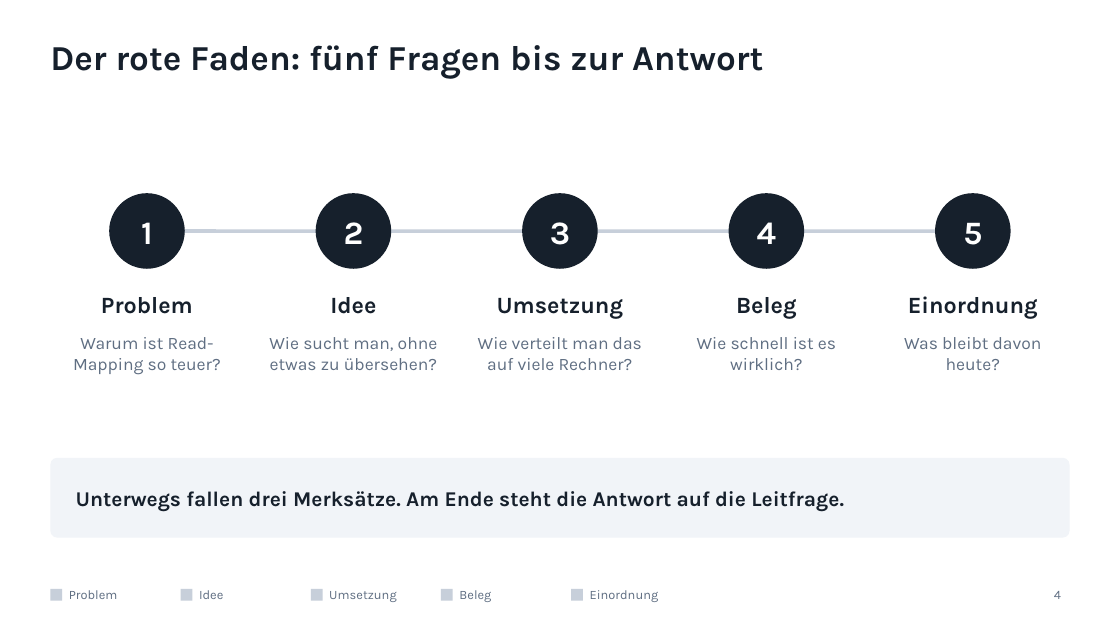
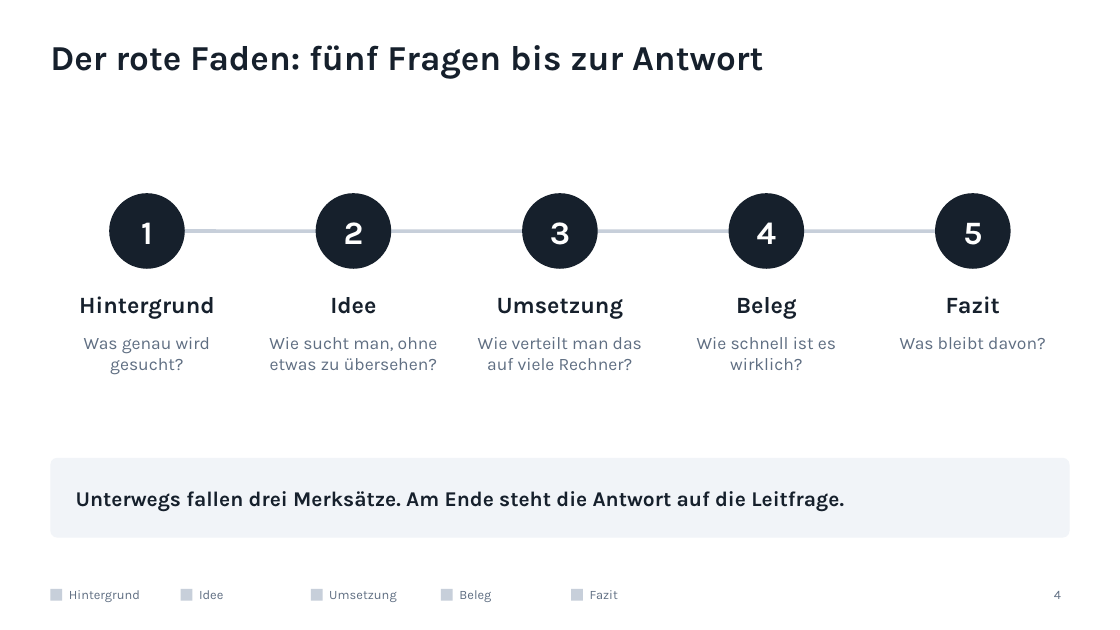
Before and after one commit to mawehl/BigData, a slide deck: slide 4 of CloudBurst_Vortrag.pptx. Drawn at 1120x630 pixels with LibreOffice and Linux fonts; fonts in the diff are those of the drawing. Boxes give left, top, right and bottom in pixels: in the first picture for what was removed or moved away, otherwise in the second. Text is boxed around its words. In the diff, an @@ line names an element or a change of style, - is before the commit and + after.

```diff
--- a/CloudBurst_Vortrag.pptx
+++ b/CloudBurst_Vortrag.pptx
@@ text at [79, 296, 215, 318]: text changed @@
-Problem
+Hintergrund
@@ text at [946, 296, 1000, 314]: text changed @@
-Einordnung
+Fazit
@@ text at [84, 337, 211, 375]: text changed @@
-Warum ist Read-Mapping so teuer?
+Was genau wird gesucht?
@@ text at [900, 337, 1046, 349]: text changed @@
-Was bleibt davon heute?
+Was bleibt davon?
@@ text at [69, 590, 140, 602]: text changed @@
-Problem
+Hintergrund
@@ text at [590, 590, 618, 599]: text changed @@
-Einordnung
+Fazit
```
Also in this commit, not shown: 20 other slides changed, 1 other file.
